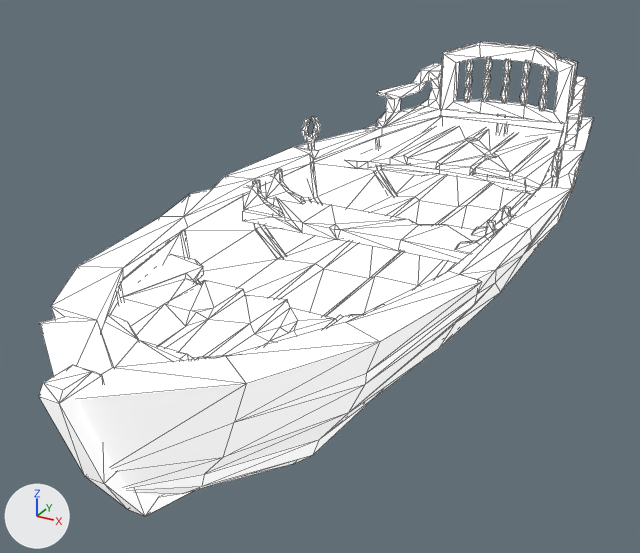
The glTF model public/siege/scifi/alpine_SM_Prop_Canoe_01.gltf: old version first, new version second.
Before and after are seen from a camera (50 mm lens) standing at (1.8, -4.02, 2.14) and looking at (-0.19, -0.4, 0.33). Arrows for +X, +Y and +Z are at lower left; the lights stay in place. The first picture is the older version. Mesh edges are drawn as thin lines. Where no turn or scale is listed for an object, it has been applied to the vertices.

Names of what the first picture shows: 'SM_Prop_Canoe_01'.
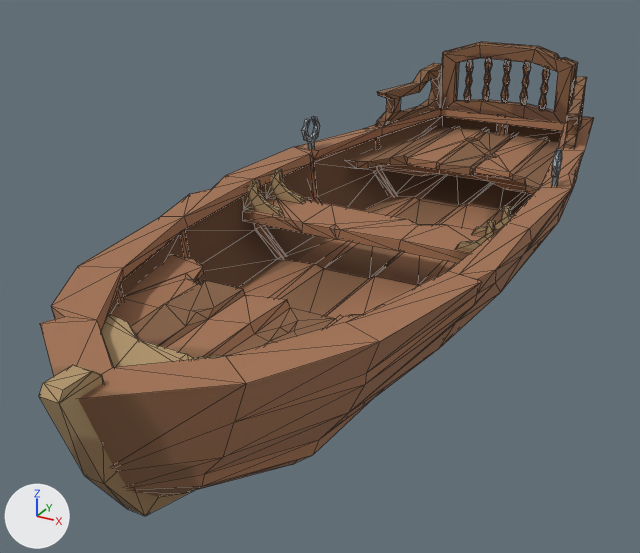
Pixel boxes [x1, y1, x2, y2] of what changed, in the pictures (640 x 553 px):
'SM_Prop_Canoe_01', surface changed (white to brown)
    both: [39, 42, 594, 516]

Edits to the bpy script that builds the scene:
```text
Add img_polygonnaturebiomess2_alpine_texture_01:
    img_polygonnaturebiomess2_alpine_texture_01 = load_image('PolygonNatureBiomesS2_Alpine_Texture_01', 'PolygonNatureBiomesS2_Alpine_Texture_01.webp', 4096, 4096, 'sRGB')
Change mat_mat_01a:
    remove mat_mat_01a.base_color = (1.0, 1.0, 1.0)  # white #ffffff
    add mat_mat_01a.texture = img_polygonnaturebiomess2_alpine_texture_01
    remove mat_mat_01a.emission_strength = 0.5
```
